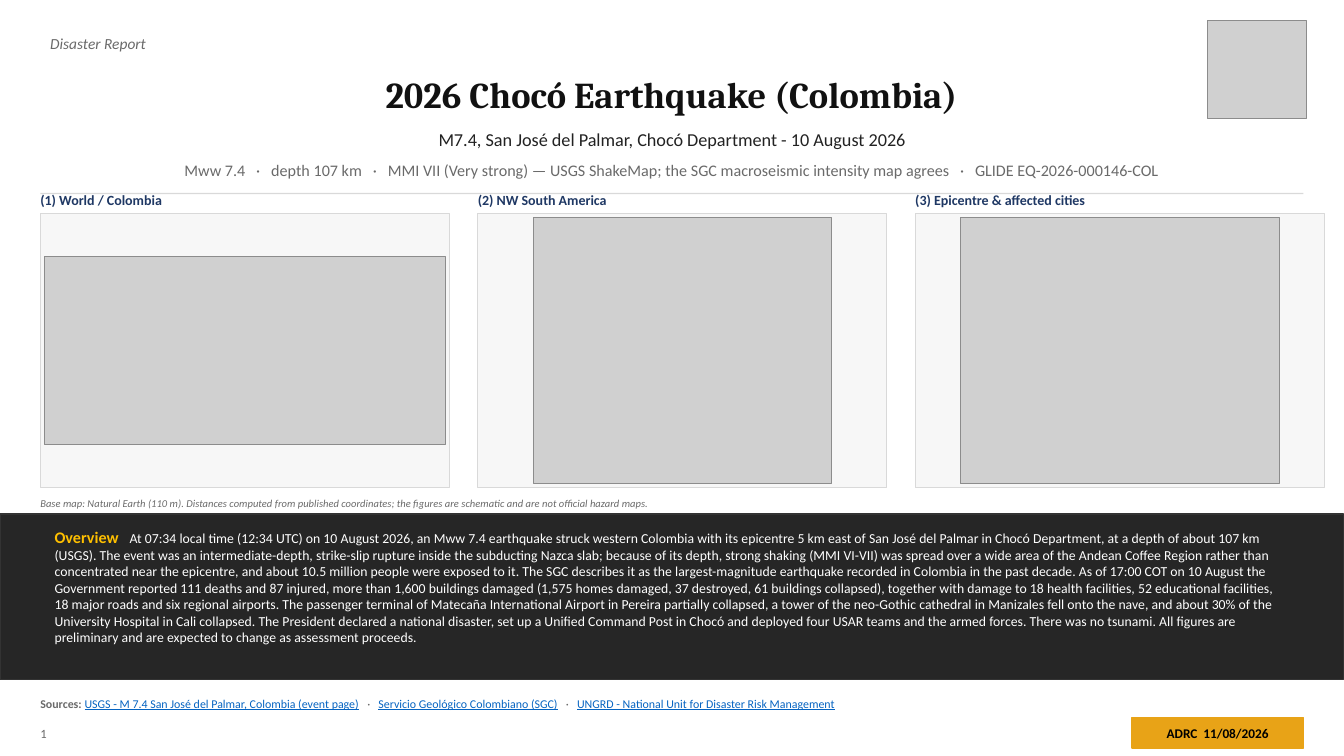
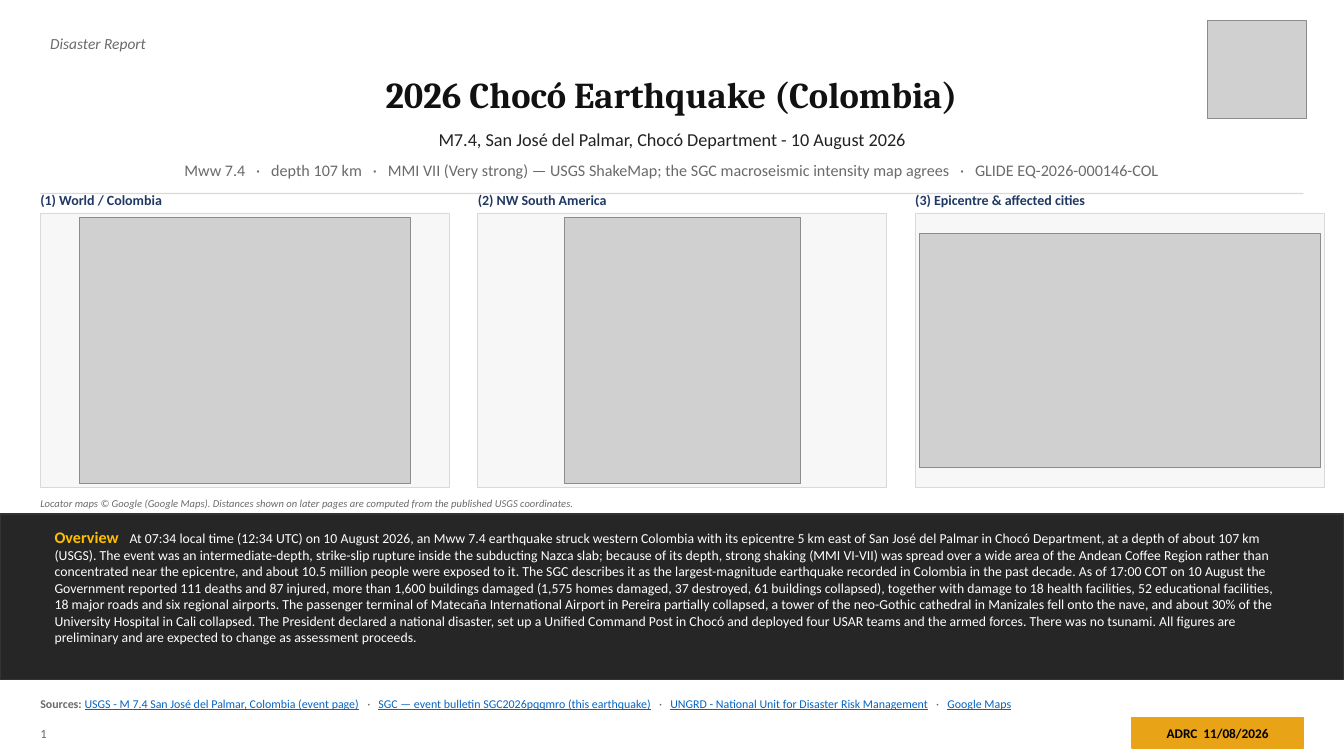
Before and after one commit to kochobi-max/whatsmap, a slide deck: slide 1 of reports/colombia_eq_20260810/output/ADRC_EQ_COL_Choco_20260810_EN.pptx. Drawn at 1344x756 pixels with LibreOffice and Linux fonts; fonts in the diff are those of the drawing; grey boxes stand for pictures. Boxes give left, top, right and bottom in pixels: in the first picture for what was removed or moved away, otherwise in the second. Text is boxed around its words. In the diff, an @@ line names an element or a change of style, - is before the commit and + after.

```diff
--- a/reports/colombia_eq_20260810/output/ADRC_EQ_COL_Choco_20260810_EN.pptx
+++ b/reports/colombia_eq_20260810/output/ADRC_EQ_COL_Choco_20260810_EN.pptx
@@ picture: place and size @@
-picture at [44,257,446,446]
+picture at [80,218,410,484]
@@ picture: place and size @@
-picture at [533,218,831,484]
+picture at [565,218,801,484]
@@ picture: place and size @@
-picture at [961,218,1279,484]
+picture at [920,234,1321,468]
@@ text at [40,499,573,509]: text changed @@
-Base map: Natural Earth (110 m). Distances computed from published coordinates; the figures are schematic and are not official hazard maps.
+Locator maps © Google (Google Maps). Distances shown on later pages are computed from the published USGS coordinates.
@@ text at [40,699,1011,710]: text changed @@
-Sources: USGS - M 7.4 San José del Palmar, Colombia (event page) · Servicio Geológico Colombiano (SGC) · UNGRD - National Unit for Disaster Risk Management
+Sources: USGS - M 7.4 San José del Palmar, Colombia (event page) · SGC — event bulletin SGC2026pqqmro (this earthquake) · UNGRD - National Unit for Disaster Risk Management · Google Maps
```
Also in this commit, not shown: 17 other files.
